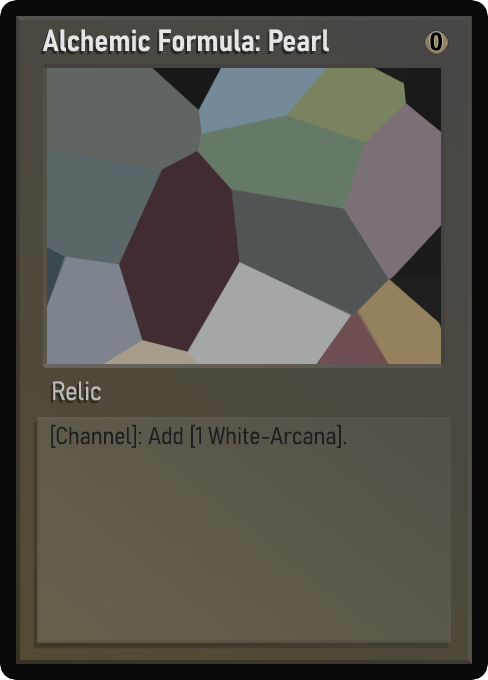
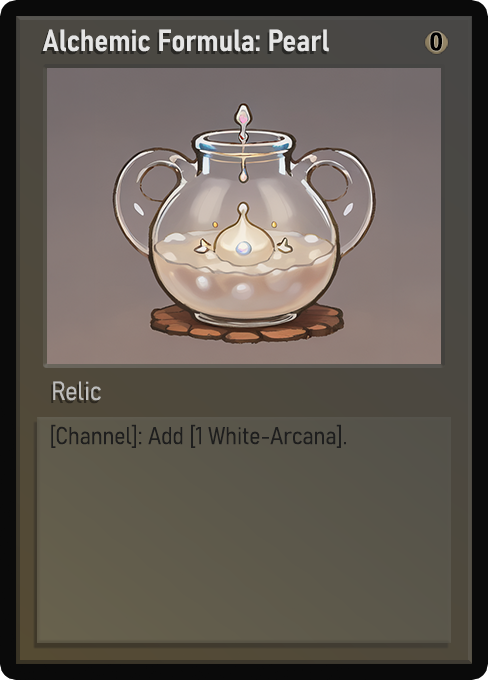
Revision of a layered 488 x 680 image; what changed, layer by layer:
painted on "Name" over [68, 33, 309, 52]
painted on "Class" over [59, 383, 101, 401]
painted on "Desc_norm" over [58, 428, 336, 445]
painted on "Artwork" over [47, 68, 441, 364]
